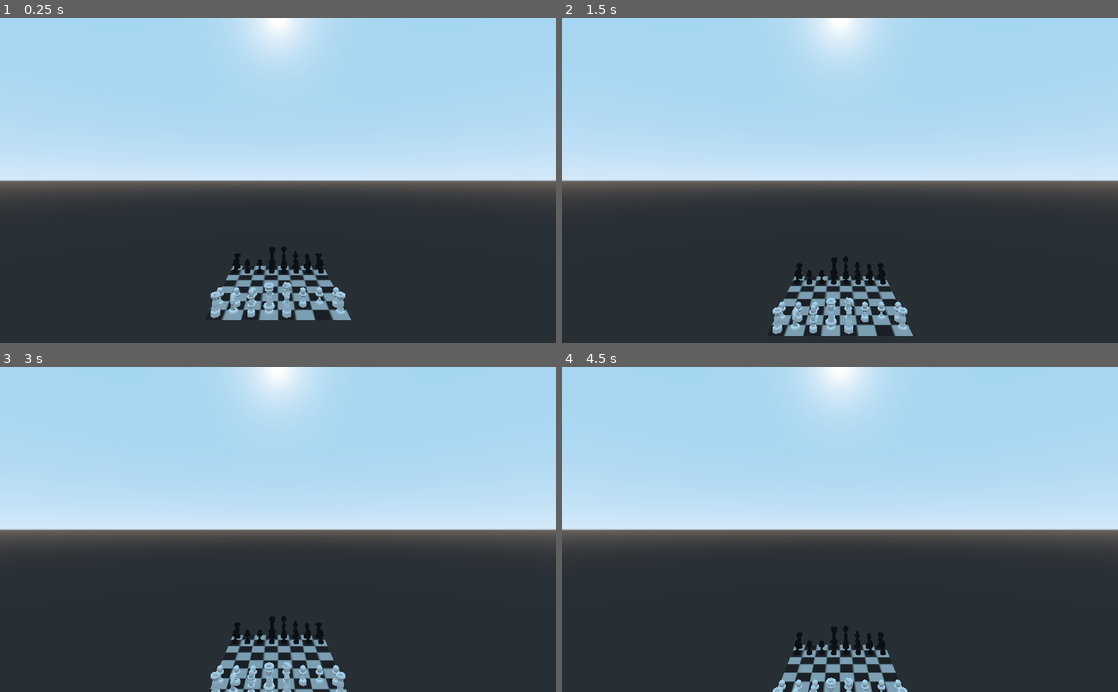
Above: before the commit, frames 1-4 (two rows, left to right).
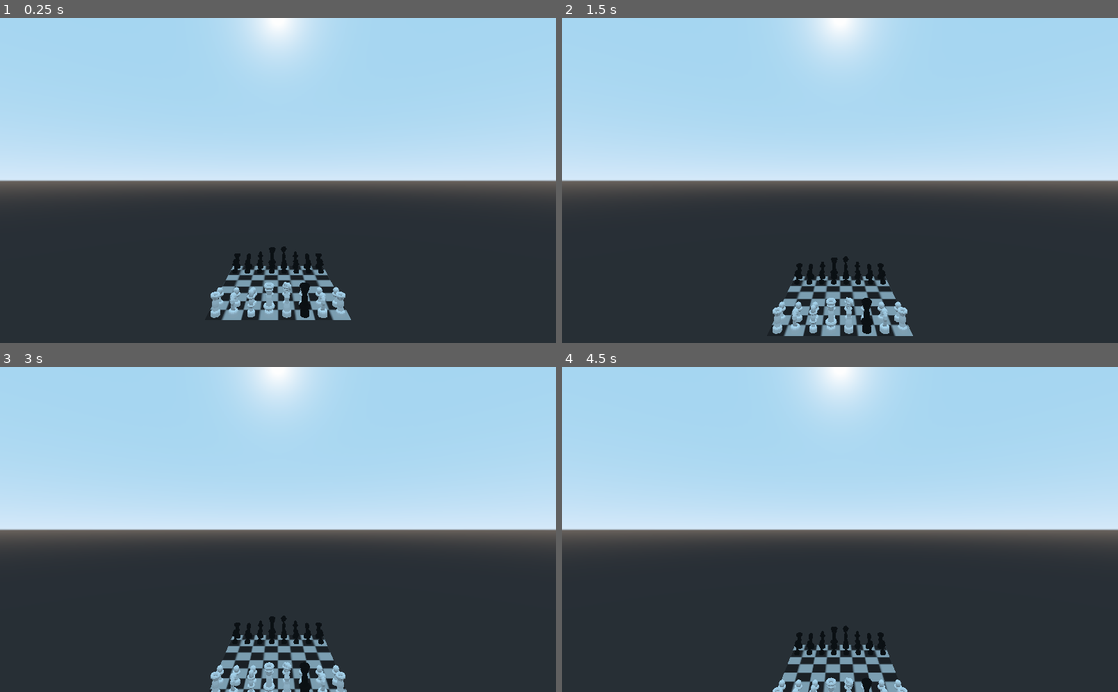
Above: after the commit, the same moments.

Repository: Roboticy3/Mess
Game: Godot game, scene res://chess.tscn
Same seed, same stepped clock (60 frames per second), same inputs: the game is played once before the commit and once after it.
Inputs (mouse positions are in pixels of both pictures, inside the frame that each line leads up to):
- Up to frame 1 (0.25 s): no input
- Up to frame 2 (1.5 s): tap Enter at 0.5 s; move the mouse to (962, 164) at 0.52 s; click (962, 164) at 0.67 s; tap Space at 1.25 s; move the mouse to (728, 196) at 1.27 s; click (728, 196) at 1.42 s
- Up to frame 3 (3 s): tap Enter at 2 s; move the mouse to (333, 458) at 2.02 s; click (333, 458) at 2.17 s; tap Space at 2.75 s; move the mouse to (250, 594) at 2.77 s; click (250, 594) at 2.92 s
- Up to frame 4 (4.5 s): tap Enter at 3.5 s; move the mouse to (1006, 578) at 3.52 s; click (1006, 578) at 3.67 s; tap Space at 4.25 s; move the mouse to (673, 480) at 4.27 s; click (673, 480) at 4.42 s

The runs differ from the first frame. In frame 1, 0.2% of the frame differs, in the area x 44-59%, y 71-93%; in frame 2, 0.2%; in frame 3, 0.2%; in frame 4, 0.1%.

Commit message:
Implemented relocation and castling

Diff:
--- a/Objects/Board/Board.gd
+++ b/Objects/Board/Board.gd
@@ -400,15 +400,29 @@
 
 	#execute desctructions, creations, and relocations
 	for d in destructions: destroy_piece(d)
-	for c in creations: make_piece(c, p.get_team())
-	#exclude the original move
-	for r in moves: if r != select: move_piece(r, moves[r])
+	for c in creations:
+		#don't create pieces that are out of bounds
+		if is_surrounding(Vector2(c[1], c[2])): make_piece(c, p.get_team())
+		#delete creations that are out of bounds so BoardMesh does not attempt to emulate them
+		else: creations.erase(c)
+	for r in moves:
+		#exclude the original move from relocation checks
+		if select == r: continue
+
+		#dont accept relocations to out of bounds positions
+		if is_surrounding(moves[r]): move_piece(r, moves[r])
+
+		#delete the relocations responsible for movement out of bounds,
+		#and add these beginning relocation positions to destructions so BoardMesh will remove them too
+		else:
+			destructions.append(r)
+			moves.erase(r)
 
 	#update table using the movement instruction
 	m[move].update_table_line()
-	#print(p.table)
-
-	#clear the marks dictionary and the piece's temporary behaviors
+	#print(move,b)
+
+	#clear the marks dictionary and the piece's temporary behaviors so they don't effect future turns
 	marks.clear()
 	b.clear()
 
--- a/Objects/Instruction/Instruction.gd
+++ b/Objects/Instruction/Instruction.gd
@@ -155,8 +155,6 @@
 
 	#if all else fails, return an empty Array
 	return []
-
-
 
 static func can_take_from(var from:int, var to:int, var ff:int) -> bool:
 	if to == from && ff == 0:
--- a/Objects/Pieces/Piece.gd
+++ b/Objects/Pieces/Piece.gd
@@ -79,7 +79,7 @@
 func m_phase(var I:Instruction, var vec:Array = [], var persist:Array = []) -> void:
 	var c:String = I.contents
 	#primitive comment parser and empty checking to avoid adding empty marks
-	c.substr(0, c.find("#"))
+	c = c.substr(0, c.find("#"))
 	if !c.empty(): mark.append(I)
 
 #the take, create, and relocate phases reference indexes of the mark array throught the persist array
@@ -117,7 +117,7 @@
 	if vec.size() < 4: return
 	if vec.size() > 4: persist[2] = vec[4]
 
-	var v:Vector2 = relative_to_square(Vector2(vec[1], vec[2]))
+	var v:Vector2 = relative_to_square(Vector2(vec[0], vec[1]))
 	var u:Vector2 = relative_to_square(Vector2(vec[2], vec[3]))
 
 	#slight rewrite of update_behaviors to create Dictionaries
Not shown, changed: Instructions/default/b_default.txt
Not shown, changed: Instructions/pieces/default/p_king.txt
Not shown, changed: Instructions/pieces/default/p_pawn.txt
Not shown, changed: Instructions/torus/b_torus.txt
Not shown, changed: Notes/test list.txt
